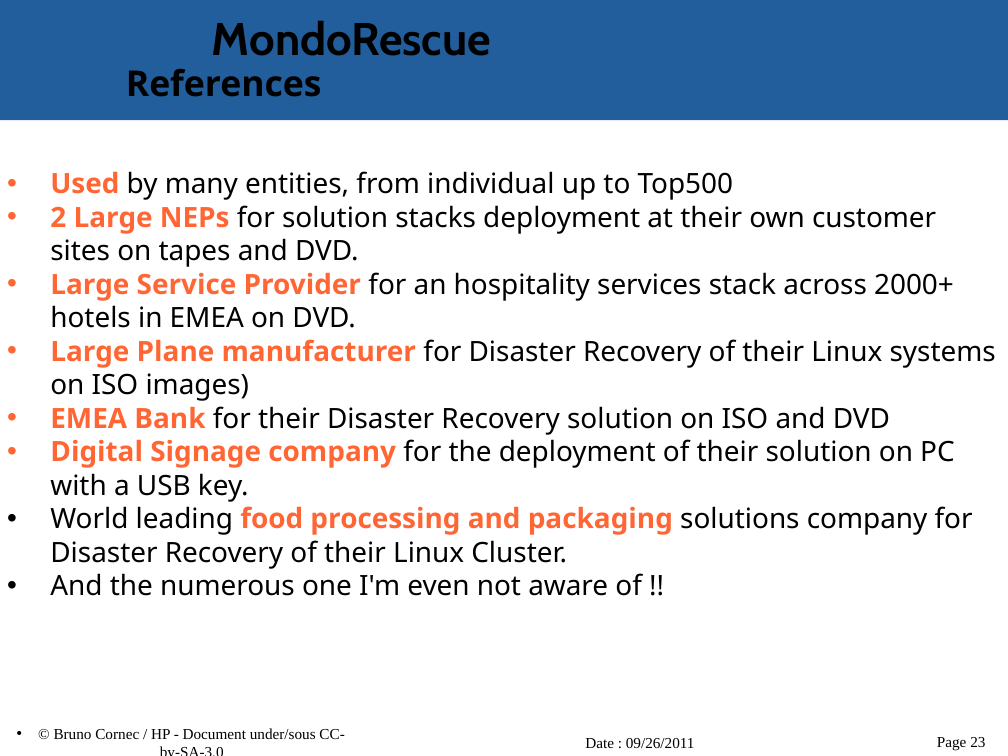
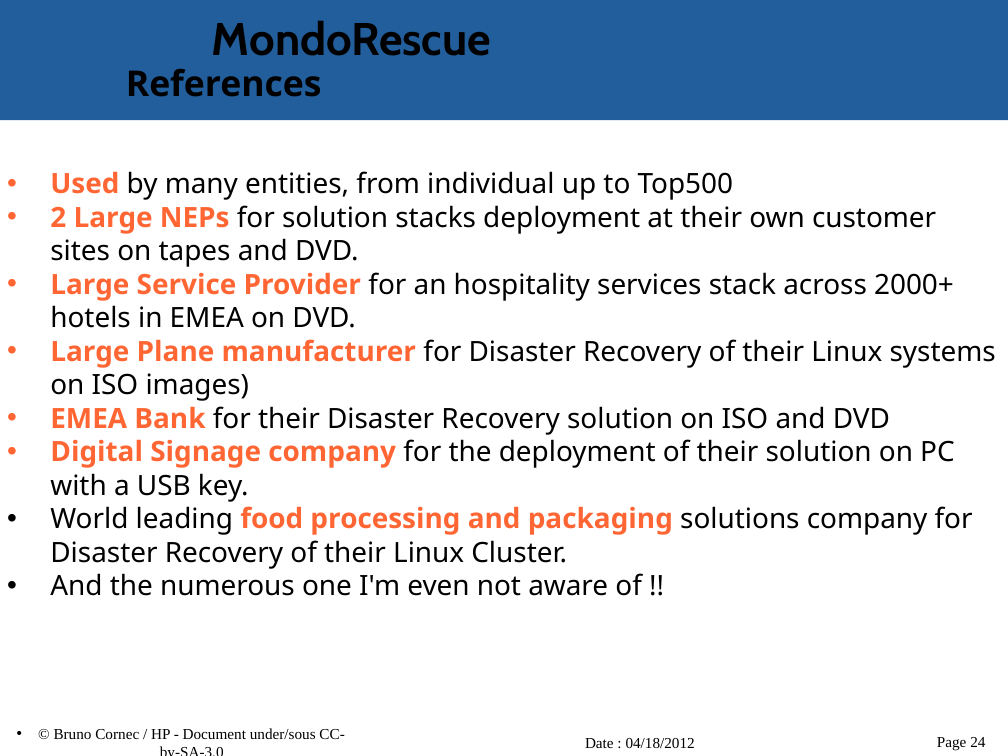
Before and after one commit to vir/mondo-rescue, a slide deck: slide 24 of mondo-doc/mondo-presentation.odp (slide 23 before the commit). Drawn at 1008x756 pixels with LibreOffice and Linux fonts; fonts in the diff are those of the drawing; background and template pictures are left out. Boxes give left, top, right and bottom in pixels: in the first picture for what was removed or moved away, otherwise in the second. Text is boxed around its words. In the diff, an @@ line names an element or a change of style, - is before the commit and + after.

```diff
--- a/mondo-doc/mondo-presentation.odp
+++ b/mondo-doc/mondo-presentation.odp
@@ text at [585, 738, 695, 748]: text changed @@
-Date : 09/26/2011
+Date : 04/18/2012
@@ page number at [937, 737, 985, 751]: text changed @@
-Page 23
+Page 24
```
Also in this commit, not shown: 25 other slides changed, 1 slide added.
